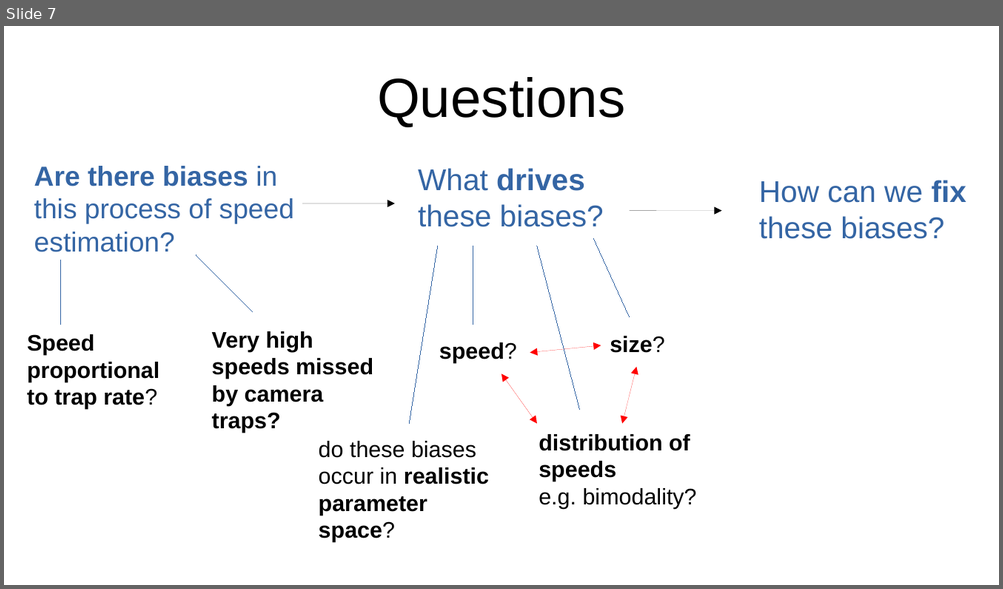
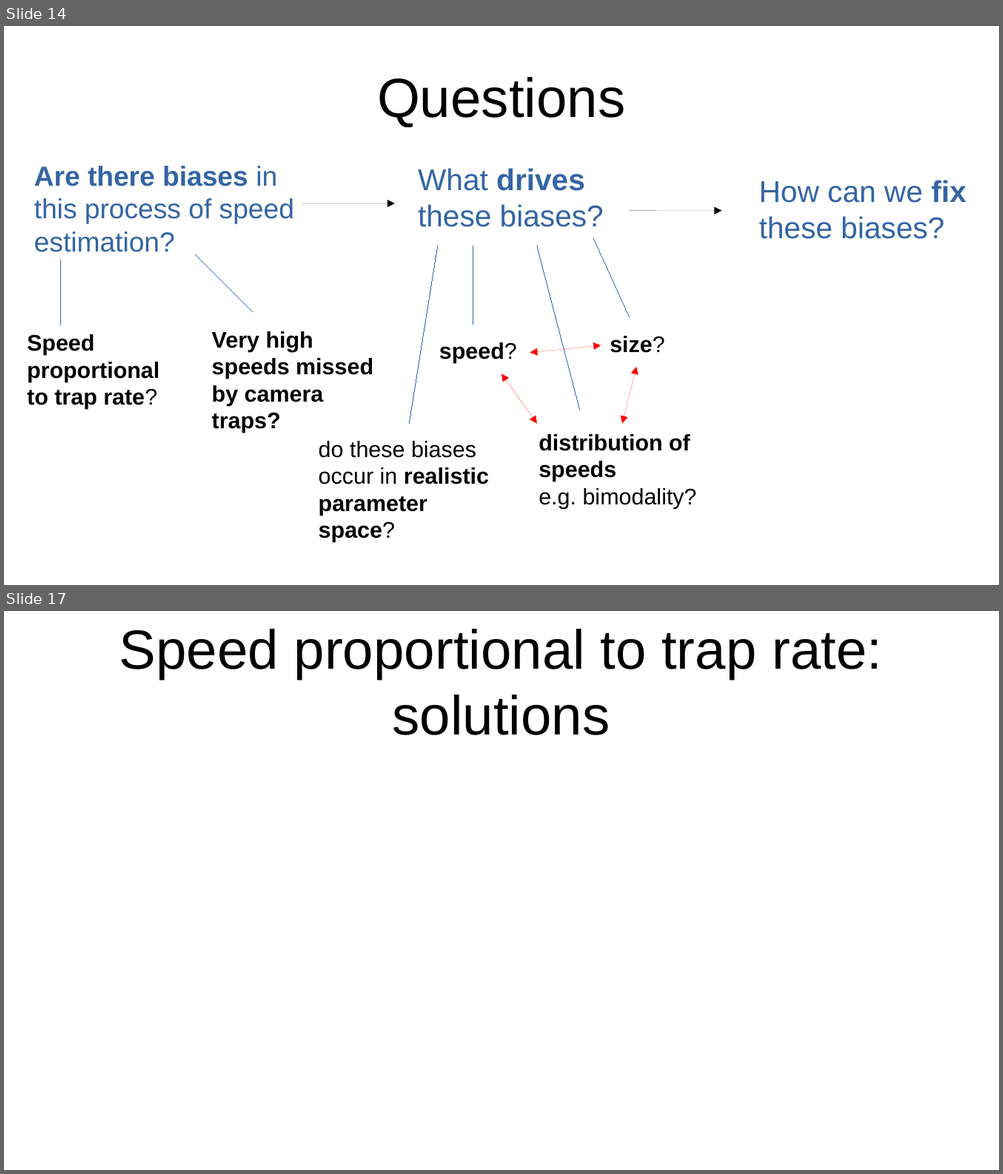
Before and after one commit to lizziebru/CamtrapSimulation, a slide deck: writeup/Camtrapsim_pres.odp. Shown one above the other, each under a label of ours: slide 7 before the commit, slides 14 and 17 after it; the slides between them are not shown. The pictures are 1003x589 and 1003x1174 pixels, drawn with LibreOffice and Linux fonts; fonts in the diff are those of the drawing. Boxes give left, top, right and bottom in pixels: in the first picture for what was removed or moved away, otherwise in the second. Text is boxed around its words. In the diff, an @@ line names an element or a change of style, - is before the commit and + after.

```diff
--- a/writeup/Camtrapsim_pres.odp
+++ b/writeup/Camtrapsim_pres.odp
@@ slide 17 added at (4,611,999,1170), background #FFFFFF @@
@@ title added at (119,629,882,735), 44 pt, text #000000 @@
+Speed proportional to trap rate: solutions
@@ what was slide 7 is now slide 14 @@
```
Also in this commit, not shown: 1 slide changed, 9 other slides added, 3 slides removed, 3 other files.
